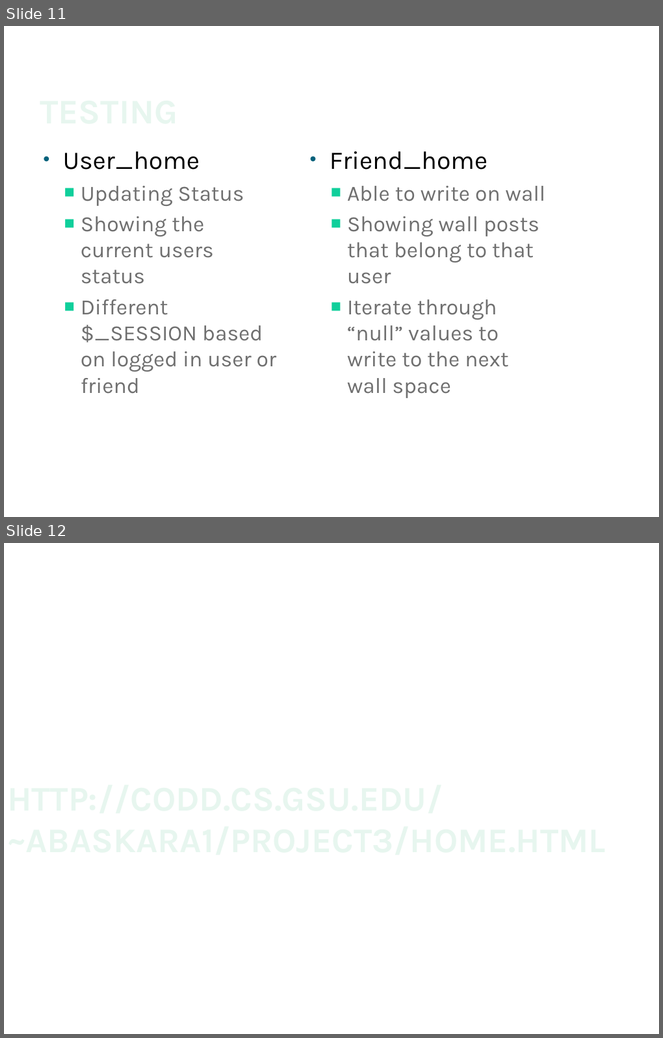
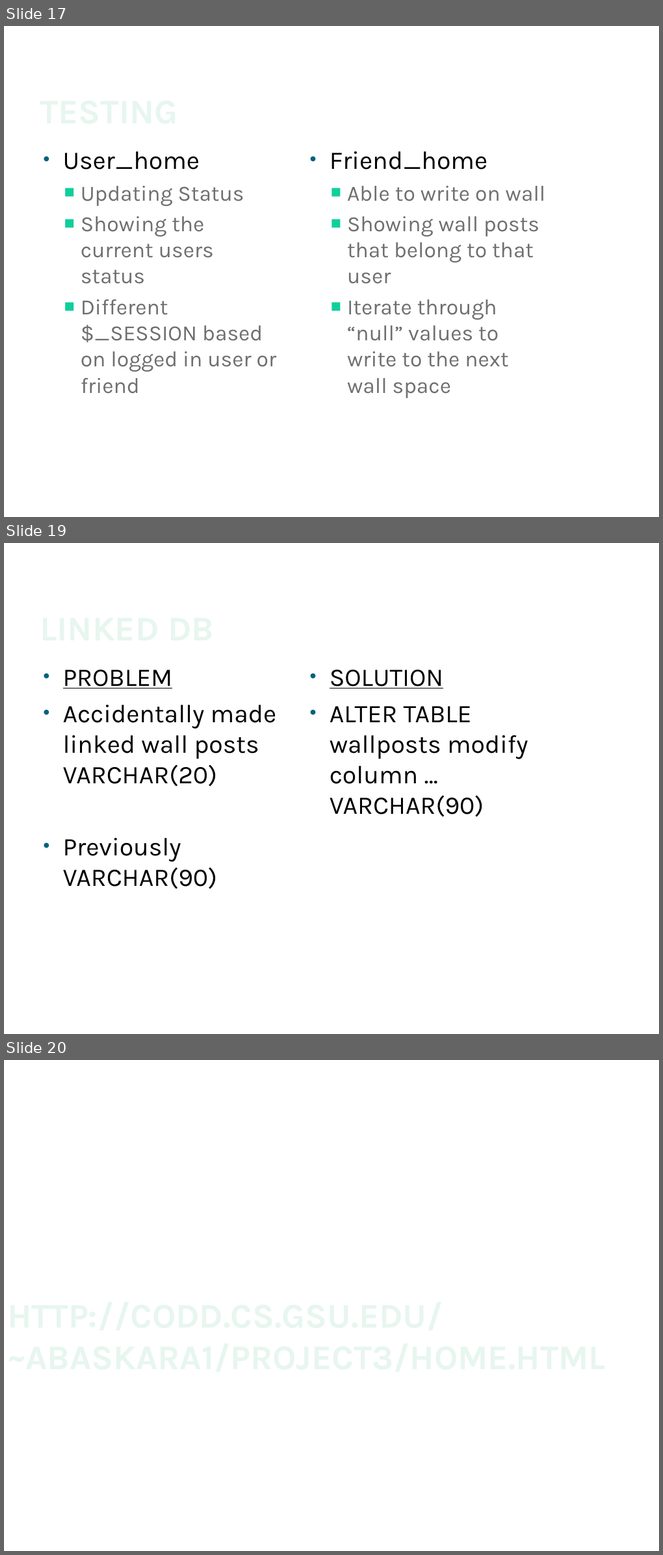
Before and after one commit to JaySao/FaceSpace, a slide deck: Facespace.pptx. Shown one above the other, each under a label of ours: slides 11 and 12 before the commit, slides 17, 19 and 20 after it; the slides between them are not shown. The pictures are 663x1038 and 663x1555 pixels, drawn with LibreOffice and Linux fonts; fonts in the diff are those of the drawing; background and template pictures are left out. Boxes give left, top, right and bottom in pixels: in the first picture for what was removed or moved away, otherwise in the second. Text is boxed around its words. In the diff, an @@ line names an element or a change of style, - is before the commit and + after.

```diff
--- a/Facespace.pptx
+++ b/Facespace.pptx
@@ slide 19 added at (x1=4, y1=543, x2=659, y2=1034), background #FFFFFF @@
@@ text added at (x1=63, y1=670, x2=276, y2=889), 28 pt, text #000000 @@
+• PROBLEM
+• Accidentally made linked wall posts VARCHAR(20)
+• Previously VARCHAR(90)
@@ text added at (x1=330, y1=670, x2=529, y2=817), 28 pt, text #000000 @@
+• SOLUTION
+• ALTER TABLE wallposts modify column … VARCHAR(90)
@@ title added at (x1=63, y1=735, x2=136, y2=754), 38 pt, text gradient #F0F9F5 to #E7F6EF to #97DFC0 to #39D19F, bold @@
+LINKED DB
@@ what was slide 11 is now slide 17 @@
@@ what was slide 12 is now slide 20 @@
```
Also in this commit, not shown: 3 slides changed, 9 other slides added, 2 slides removed, 2 other files.
